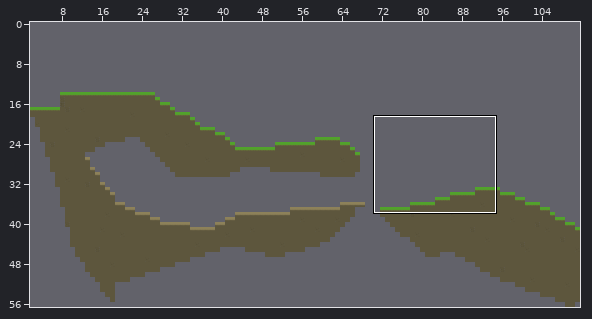
Two versions of a level (Tiled map, nobuild/level1/level1.tmx). Above: a wide view before the commit, with the close-up outlined.
Close-up. The starting point:
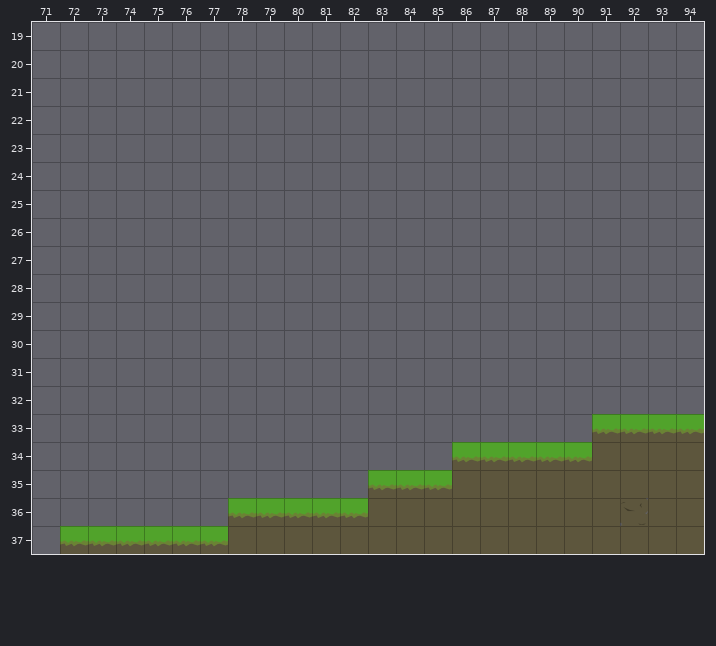
Cells are 175x175 px. Shown: x 71..94, y 19..37. The commit also changed other parts of the map, which this record leaves out. The old version is drawn lined up with the new one.
And afterwards:
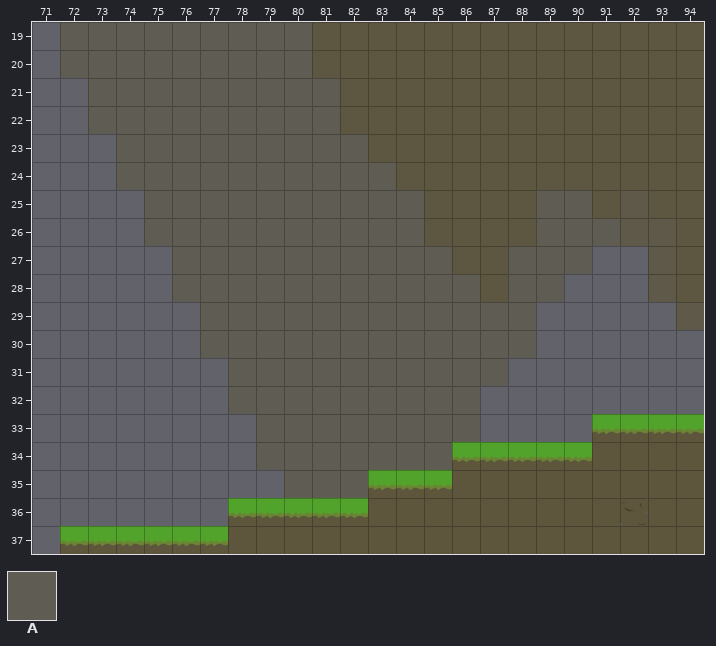
Key: from "tileset-grassland": A 1.
_ is an empty cell.
Tiles of an added or newly shown layer are drawn over the layers below it.
See-through tiles are keyed as they look on the map.
From old to new:
Changed rows in their new state; . is an unchanged cell.
map size 140x70 -> 140x57 cells (old content now starts at 0,-13; both pictures use the new coordinates)
Layer "bg2" (added):
first column x 72:
19 AAAAAAAAAAAAAAAAAAAAAAA
20 AAAAAAAAAAAAAAAAAAAAAAA
21 .AAAAAAAAAAAAAAAAAAAAAA
22 .AAAAAAAAAAAAAAAAAAAAAA
23 ..AAAAAAAAAAAAAAAAAAAAA
24 ..AAAAAAAAAAAAAAAAAAAAA
25 ...AAAAAAAAAAAAAAAAA.AA
26 ...AAAAAAAAAAAAAAAAA..A
27 ....AAAAAAAAAAAAAAA...A
28 ....AAAAAAAAAAAAAA....A
29 .....AAAAAAAAAAAA......
30 .....AAAAAAAAAAAA......
31 ......AAAAAAAAAA.......
32 ......AAAAAAAAA........
33 .......AAAAAAAA........
34 .......AAAAAAA.........
35 ........AAA............
Layer "bg1" (added):
first column x 81:
19 AAAAAAAAAAAAAA
20 AAAAAAAAAAAAAA
21 .AAAAAAAAAAAAA
22 .AAAAAAAAAAAAA
23 ..AAAAAAAAAAAA
24 ...AAAAAAAAAAA
25 ....AAAA..AAAA
26 ....AAAA...AAA
27 .....AA.....AA
28 ......A.....AA
29 .............A
